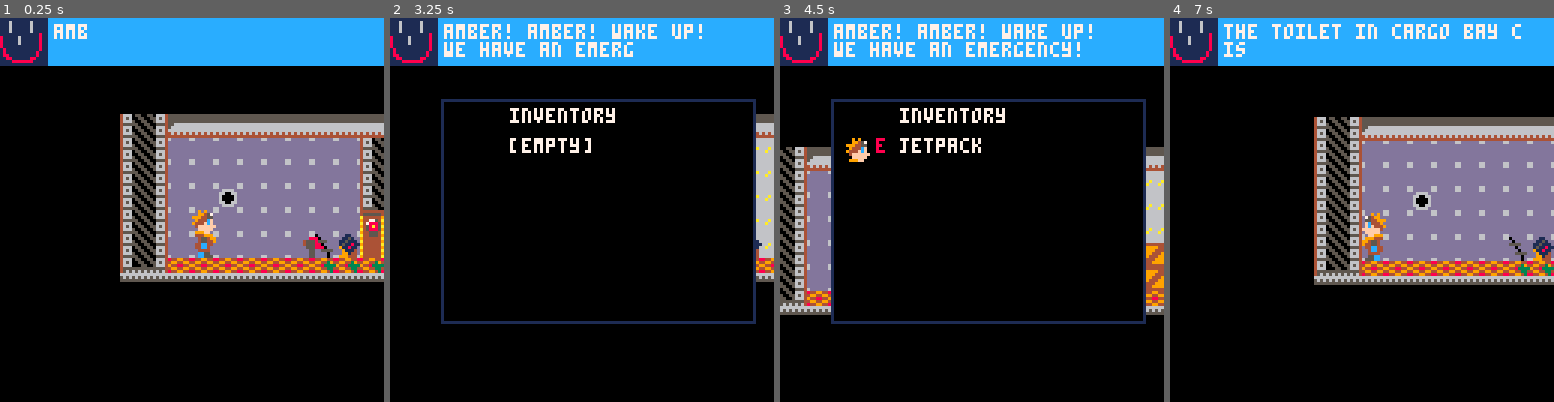
Above: before the commit, frames 1-4 (left to right).
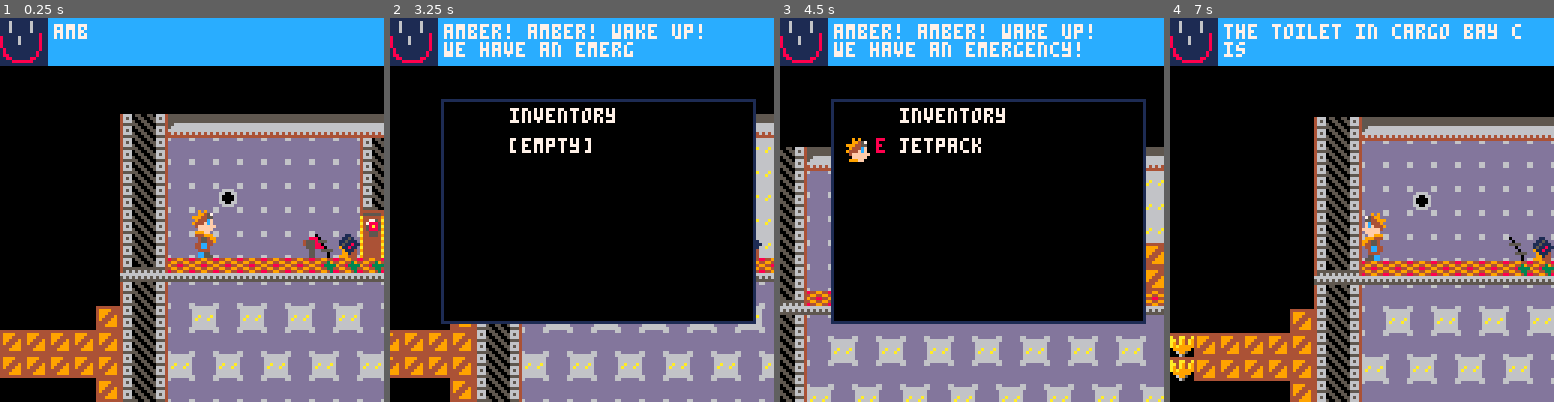
Above: after the commit, the same moments.

Repository: nsatragno/pico8-carts
Game: PICO-8 cartridge space_kludge/space_kludge.p8
Two runs of this game, one before a commit and one after it. Both use one fixed random seed, a clock stepped at 60 frames per second and the inputs below.
Inputs:
- Up to frame 1 (0.25 s): no input
- Up to frame 2 (3.25 s): tap O (Z key) at 0.33, 0.7, 1.43, 2.22, 3.1 s; tap X (X key) at 1.07, 2.07, 2.4, 2.73, 3.07 s; hold Left 1.97-2.37 s; hold Down 2.42-2.82 s; hold Right from 2.87 s (still down)
- Up to frame 3 (4.5 s): tap X (X key) every 0.33 s from 3.4 to 4.4 s; release Right at 3.53 s; hold Up 3.58-4.08 s; tap O (Z key) at 3.98 s; hold Right from 4.13 s (still down)
- Up to frame 4 (7 s): release Right at 4.53 s; hold Down 4.58-5.08 s; tap X (X key) every 0.33 s from 4.73 to 6.73 s; tap O (Z key) at 4.87, 5.75, 6.63 s; hold Left 5.13-5.8 s; hold Up 5.85-6.18 s; hold Left 6.23-6.63 s; hold Down from 6.68 s (still down)

The runs differ from the first frame. In frame 1, 25% of the frame differs, in the area x 0-100%, y 68-100%; in frame 2, 19%; in frame 3, 20%; in frame 4, 23%.

Commit message:
Experimenting with larger map.

Diff:
--- a/space_kludge/space_kludge.p8
+++ b/space_kludge/space_kludge.p8
@@ -795,15 +833,31 @@
 0000000000000000000000000000000000000000000000000000000000000000000000000000000000000000000000000000000000000000000000000000000000000000000000000000000000000000000000000000000000000000000000000000000000000000000000000000000000000000000000000000000000000000
 0000000000000000000000000000000000000000000000000000000000000000000000000000000000000000000000000000000000000000000000000000000000000000000000000000000000000000000000000000000000000000000000000000000000000000000000000000000000000000000000000000000000000000
 0000000000000000000000000000000000000000000000000000000000000000000000000000000000000000000000000000000000000000000000000000000000000000000000000000000000000000000000000000000000000000000000000000000000000000000000000000000000000000000000000000000000000000
-0000000000000000000000000000000000000000000000000000000000000000000000000000000000005152535353535353535353535353535353535353535353535353535353535353535353535354000000000000000000000000000000000000000000000000000000000000000000000000000000000000000000000000
-0000000000000000000000000000000000000000000000000000000000000000000000000000000000005163636363636363636363636363636363636363636363494949496363636363636363635051000000000000000000000000000000000000000000000000000000000000000000000000000000000000000000000000
-0000000000000000000000000000000000000000000000000000000000000000000000000000000000005163636363636363636363636363636363636363636363494949496363636363636363635051000000000000000000000000000000000000000000000000000000000000000000000000000000000000000000000000
-0000000000000000000000000000000000000000000000000000000000000000000000000000000000005163636363636363636363636363636363636363636363494949496363636363636363635051000000000000000000000000000000000000000000000000000000000000000000000000000000000000000000000000
-0000000000000000000000000000000000000000000000000000000000000000000000000000000000005163636363636363636363636363636363444444445051494949495044444463636363635051000000000000000000000000000000000000000000000000000000000000000000000000000000000000000000000000
-0000000000000000505152535353535353535353535353535353535353535353535353535353535353535163636363636363636363707070636363636363635051496049495051636363636363635051000000000000000000000000000000000000000000000000000000000000000000000000000000000000000000000000
-0000000000000000505165656565656565655063636363636363636363636363636363636363636363636363636363636363636363707070636363636363635051404949405051636363636363635051000000000000000000000000000000000000000000000000000000000000000000000000000000000000000000000000
-0000000000000000505165656565656565655063636363636363636363636363636363636363636363636363636363636363636363707070636363636363635051494949495051636363636363635051000000000000000000000000000000000000000000000000000000000000000000000000000000000000000000000000
-0000000000000000505165656065656565655063636363636363636363636370707070636363636363636363636370707070636363707070636363636363635051494949495051636363636363635051000000000000000000000000000000000000000000000000000000000000000000000000000000000000000000000000
-0000000000000000505165656565656565656363636363707070706363636370707070636363636363636363707070707070636363636363636363636363705051494949495051636363636363635051000000000000000000000000000000000000000000000000000000000000000000000000000000000000000000000000
-0000000000000000505165656565656564656363636370707070707063636370707070636363636363636363707070707070636363636363636363636370705051494949495051636363636363635051000000000000000000000000000000000000000000000000000000000000000000000000000000000000000000000000
-0000000000000000474640404040404041414140404040404040404140404041414040404140404040404040404040404040404040404040404040404040404746424242424746404040404040404746000000000000000000000000000000000000000000000000000000000000000000000000000000000000000000000000
+0000000000000000000000000000000000000000000000000000000000000000000000000000000000005152535353535353535353535353535353535353535353535353535353535353535353535371424242000000000000000000000000000000000000000000000000000000000000000000000000000000000000000000
+0000000000000000000000000000000000000000000000000000000000000000000000000000000000005163636363636363636363636363636363636363636363494949496363636363636363635051606042424200000000000000000000000000000000000000000000000000000000000000000000000000000000000000
+0000000000000000000000000000000000000000000000000000000000000000000000000000000000005163636363636363636363636363636363636363636363494949496363636363636363635051606060604242420000000000000000000000000000000000000000000000000000000000000000000000000000000000
+0000000000000000000000000000000000000000000000000000000000000000000000000000000000005163636363636363636363636363636363636363636363494949496363636363636363635051606060606060424242000000000000000000000000000000000000000000000000000000000000000000000000000000
+0000000000000000000000000000000000000000000000000000000000000000000000000000000000005163636363636363636363636363636363444444445051494949495044444463636363635051606060606060606042424200000000000000000000000000000000000000000000000000000000000000000000000000
+0000000000000000505152535353535353535353535353535353535353535353535353535353535353535163636363636363636363707070636363636363635051496049495051636363636363635051606060606060606060604242420000000000000000000000000000000000000000000000000000000000000000000000
+0000000000000000505165656565656565655063636363636363636363636363636363636363636363636363636363636363636363707070636363636363635051404949405051636363636363635051606060606060606060606060424242000000000000000000000000000000000000000000000000000000000000000000
+0000000000000000505165656565656565655063636363636363636363636363636363636363636363636363636363636363636363707070636363636363635051494949495051636363636363635051606060606060606060606060606042424200000000000000000000000000000000000000000000000000000000000000
+0000000000000000505165656065656565655063636363636363636363636370707070636363636363636363636370707070636363707070636363636363635051494949495051636363636363635051606060606060606060606060606060604242420000000000000000000000000000000000000000000000000000000000
+0000000000000000505165656565656565656363636363707070706363636370707070636363636363636363707070707070636363636363636363636363705051404949405051636363636363635051606060606060606060606060606060606060424242000000000000000000000000000000000000000000000000000000
+0000000000000000505165656565656564656363636370707070707063636370707070636363636363636363707070707070636363636363636363636370705051494949495051636363636363635051606060606060606060606060606060606060606042424200000000000000000000000000000000000000000000000000
+0000000000000000474640404040404041414140404040404040404140404041414040404140404040404040404040404040404040404040404040404040404746494949494746404040404040404746404040404040404040404040404040404040404040404242420000000000000000000000000000000000000000000000
+0000000000000000505165656565656565656565656565656565656565656565656565656565656565656565656565656565656565656565656565656565655051404949405067676767676767676763636363636363636363636363636363636363636363636363424242000000000000000000000000000000000000000000
+0000000000000070505165636563656365636563656365636563656365636563656365636563656365636563656365636563656365636563656365636563655051494949495067676767676767676763636363636363636363636363636363636363636363636363636342424200000000000000000000000000000000000000
+0071717070707070505165656565656565656565656565656565656565656565656565656565656565656565656565656565656565656565656565656565655051494949495067676767676767676763636363636363636363636363636363636363636363636363636363634242420000000000000000000000000000000000
+0071717070707070505163656365636563656365636563656365636563656365636563656365636563656365636563656365636563656365636563656365634746404949405067676767676767676763636363636363636363636363636363636363636363636363636363636363424242000000000000000000000000000000
+0000000000000070505165656565656565656565656565656565656565656565656565656565656565656565656565656565656565656565656565656565656565494949495067676767676767676763636363636363636363636363636363636363636363636363636363636363636342424200000000000000000000000000
+0000000000000000505165656565656565656565656565656565656565656565656565656565656565656565656565656565656565656565656565656565656565494949495067676767676767676763636363636363636363636363636363636363636363636363636363636363636363634242420000000000000000000000
+0000000000000000474640404040404040404040404040404040404040404040404040404040404040404040404040404040404040404040404040404040405051494949495044676767676767676763636363636363636363636363636363636363636363636363636363636363636363636363424242000000000000000000
+0000000000000000636767676767676767676767676767676767676767676767676767676767676767676767676767676767676767676767676767676767675051496049495051676767676767676763636363636363636363636363636363636363636363636363636363636363636363636363636342424200000000000000
+0000000000000000636767676767676767676767676767676767676767676767676767676767676767676767676767676767676767676767676767676767675051404949405051676767676767676763636363636363636363636363636363636363636363636363636363636363636363636363636363634242420000000000
+0000000000000000636767676767676767676767676767676767676767676767676767676767676767676767676767676767676767676767676767676767675051494949495051676767676767676763636363636363636363636363636363636363636363636363636363636363636363636363636363636363424242000000
+0000000000000000636767676767676767676767676767676767676767676767676767676767676767676767676767676767676767676767676767676767675051494949495051676767676767676763636363636363636363636363636363636363636363636363636363636363636363636363636363636363636342424200
+0000000000000000636767676767676767676767676767676767676767676767676767676767676767676767676767676767676767676767676767676767675051404949405051676767676767676763636363636363636363636363636363636363636363636363636363636363636363636363636363636363636363634242
+0000000000000000636767676767676767676767676767676767676767676767676767676767676767676767676767676767676767676767676767676767675051494949495051676767676767676763636363636363636363636363636363636363636363636363636363636363636363636363636363636363636363636342
+0000000000000000636767676767676767676767676767676767676767676767676767676767676767676767676767676767676767676767676767676767674746494949494746676767676767676763636363636363636363636363636363636363636363636363636363636363636363636363636363636363636363636342
+0000000000000000636767676767676767676767676767676767676767676767676767676767676767676767676767676767676767676767676767676767675051404949405067676767676767676763636363636363636363636363636363636363636363636363636363636363636363636363636363636363636363636342
+0000000000000000636363636363636363636363636363636363636363636363636363636363636363636363636363636363636363636363636363636363635051494949495067636363636363636363636363636363636363636363636363636363636363636363636363636363636363636363636363636363636363636342
Not shown, changed: 76 lines of the sprite sheet (__gfx__) section of space_kludge/space_kludge.p8
